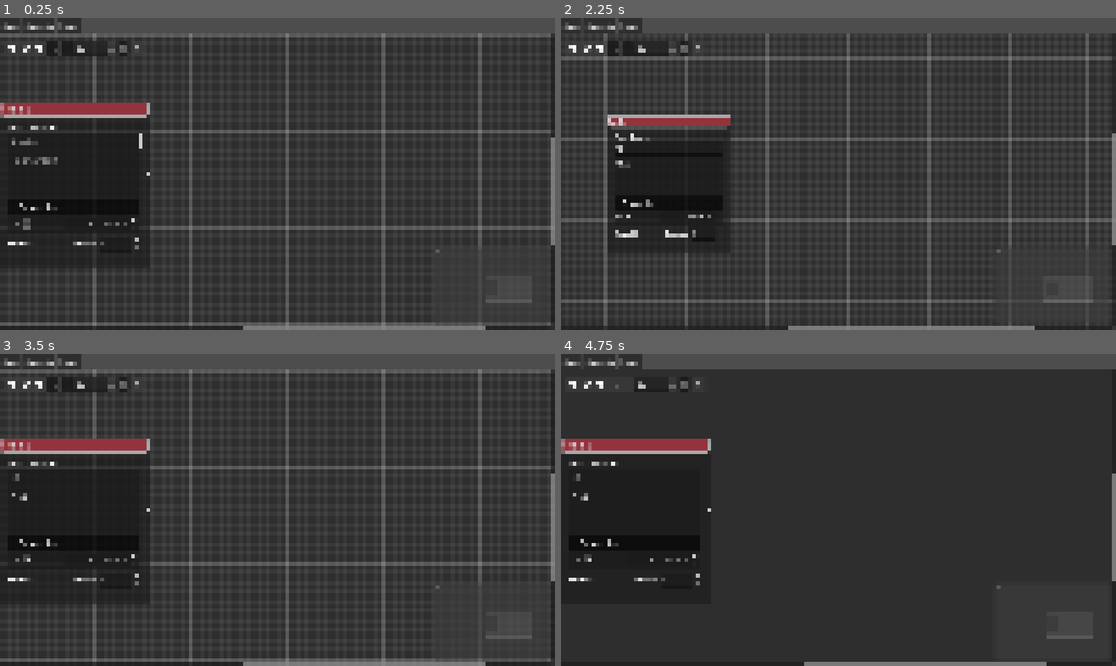
Above: before the commit, frames 1-4 (two rows, left to right).
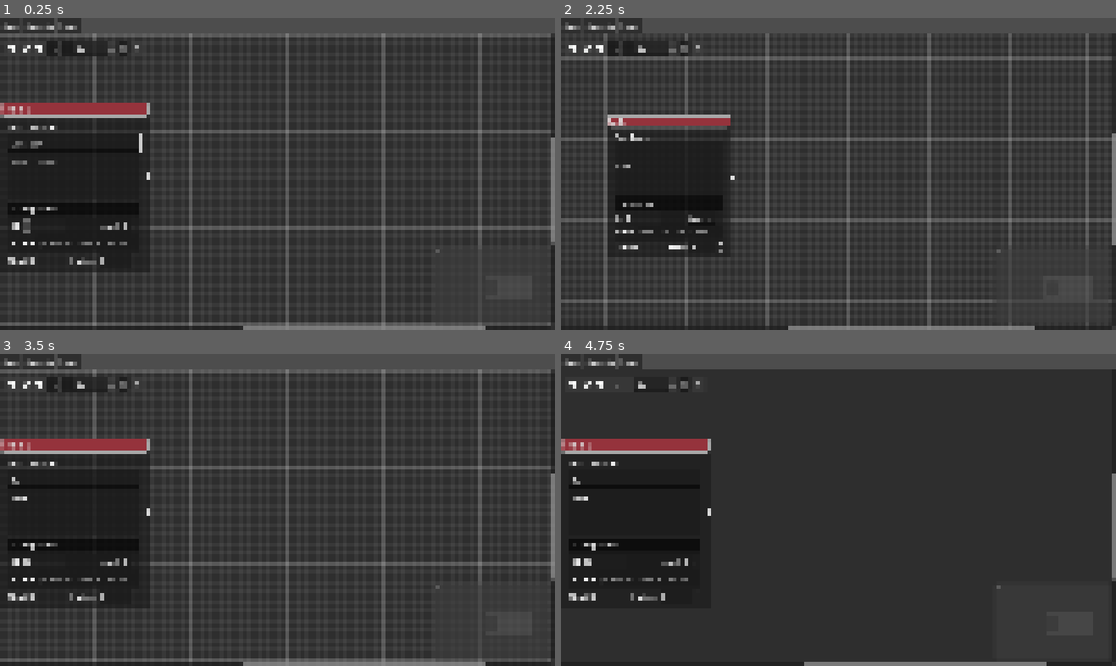
Above: after the commit, the same moments.

Repository: Roboticy3/Louder
Game: Godot game, scene res://entities/editor.tscn
The game is run twice, just before and just after one commit, with the same random seed, the same clock (stepped at 60 frames per second) and the same inputs.
Inputs (mouse positions are in pixels of both pictures, inside the frame that each line leads up to):
- Up to frame 1 (0.25 s): no input
- Up to frame 2 (2.25 s): click (633, 142) at 0.52 s; type "12" at 0.6 s; click (633, 174) at 0.75 s; type "Alex" at 0.83 s; click (588, 223) at 1.27 s; click (572, 49) at 2 s
- Up to frame 3 (3.5 s): click (38, 385) at 2.75 s
- Up to frame 4 (4.75 s): click (616, 385) at 3.5 s; click (627, 385) at 4.25 s

The runs differ from the first frame. In frame 1, 1.0% of the frame differs, in the area x 1-100%, y 38-92%; in frame 2, 0.7%; in frame 3, 0.9%; in frame 4, 0.8%.

Commit message:
code edit :)

Diff:
--- a/entities/hub.tscn
+++ b/entities/hub.tscn
@@ -2,6 +2,7 @@
 
 [ext_resource type="Script" uid="uid://njuhx76nyuqd" path="res://scripts/hub_text_content.gd" id="1_l10or"]
 [ext_resource type="Script" uid="uid://dg0iod8djj6io" path="res://scripts/hub.gd" id="1_ysrp0"]
+[ext_resource type="Script" uid="uid://cwmd4ebk03ye2" path="res://scripts/oneliner.gd" id="2_f0jtb"]
 [ext_resource type="Script" uid="uid://dabkdaqchjesv" path="res://scripts/choices_section_logic.gd" id="2_hjueh"]
 [ext_resource type="Script" uid="uid://ctb32vrbjkrsg" path="res://scripts/arrow_keys_spin_box.gd" id="2_w7r13"]
 
@@ -107,14 +108,19 @@
 layout_mode = 2
 text = "Text Content"
 
-[node name="Speaker" type="LineEdit" parent="." unique_id=2057245581]
+[node name="Speaker" type="CodeEdit" parent="." unique_id=1763780162]
 layout_mode = 2
 placeholder_text = "Speaker"
-
-[node name="TextContent" type="TextEdit" parent="." unique_id=1116323924]
+scroll_fit_content_height = true
+scroll_fit_content_width = true
+auto_brace_completion_enabled = true
+script = ExtResource("2_f0jtb")
+
+[node name="TextContent" type="CodeEdit" parent="." unique_id=2056800610]
 custom_minimum_size = Vector2(0, 100)
 layout_mode = 2
 placeholder_text = "Text Content"
+auto_brace_completion_enabled = true
 script = ExtResource("1_l10or")
 
 [node name="OtherSection" type="FoldableContainer" parent="." unique_id=675481074]
@@ -153,6 +159,20 @@
 
 [node name="HBoxContainer2" type="HBoxContainer" parent="OtherSection/VBoxContainer" unique_id=257721582]
 layout_mode = 2
+
+[node name="Label" type="Label" parent="OtherSection/VBoxContainer/HBoxContainer2" unique_id=747363944]
+layout_mode = 2
+text = "Action"
+
+[node name="TextEdit" type="CodeEdit" parent="OtherSection/VBoxContainer/HBoxContainer2" unique_id=921272737]
+layout_mode = 2
+size_flags_horizontal = 3
+theme_override_constants/line_spacing = 0
+placeholder_text = "(enter expression here)"
+wrap_mode = 1
+scroll_fit_content_height = true
+auto_brace_completion_enabled = true
+auto_brace_completion_highlight_matching = true
 
 [node name="ChoicesSection" type="HBoxContainer" parent="." unique_id=215591025]
 layout_mode = 2
--- a/scripts/hub.gd
+++ b/scripts/hub.gd
@@ -6,8 +6,8 @@
 			import(new_hub_resource)
 		hub_resource = new_hub_resource
 
-@export var speaker:LineEdit
-@export var text_content:TextEdit
+@export var speaker:CodeEdit
+@export var text_content:CodeEdit
 @export var dc_check:CheckBox
 @export var dc_skill_option:OptionButton
 @export var dc_level_spin:SpinBox
--- /dev/null
+++ b/scripts/oneliner.gd
@@ -0,0 +1,9 @@
+extends CodeEdit
+
+func _ready() -> void:
+	text_changed.connect(_on_text_changed)
+
+func _on_text_changed():
+	var cleaned = text.replace("\n", "").replace("\r", "")
+	if cleaned != text:
+		text = cleaned
Not shown, added: scripts/oneliner.gd.uid
